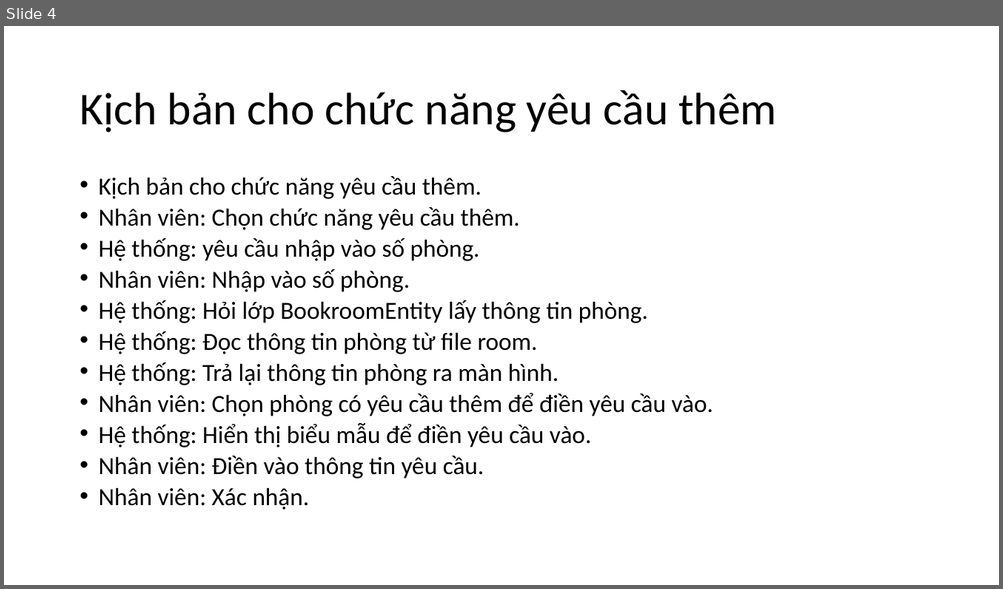
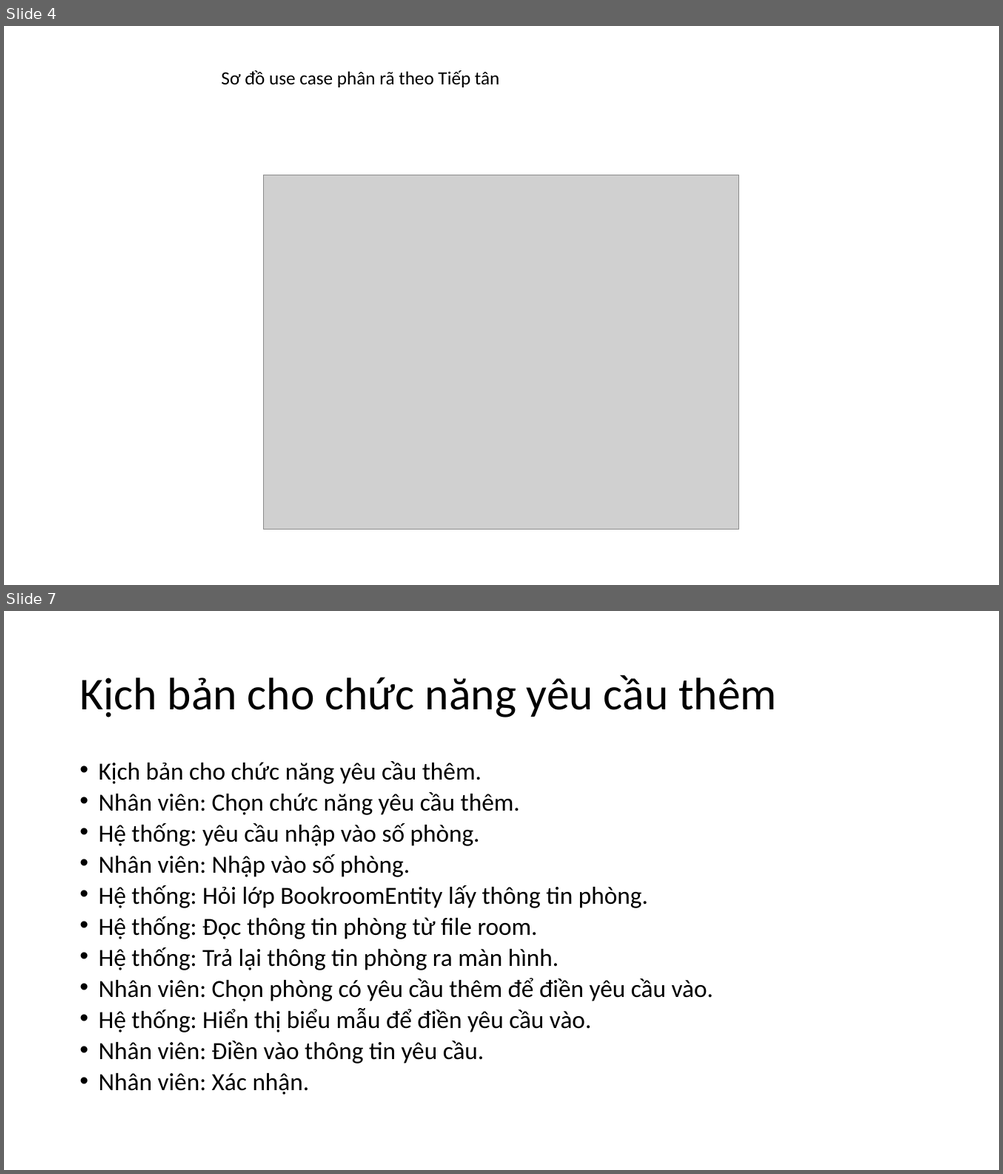
Before and after one commit to Djum542/com.ductm2008110309-SE, a slide deck: src/Tieuluancuoiky/Chương trình cho khách sạn.pptx. Shown one above the other, each under a label of ours: slide 4 before the commit, slides 4 and 7 after it; the slides between them are not shown. The pictures are 1003x589 and 1003x1174 pixels, drawn with LibreOffice and Linux fonts; fonts in the diff are those of the drawing; grey boxes stand for pictures. Boxes give left, top, right and bottom in pixels: in the first picture for what was removed or moved away, otherwise in the second. Text is boxed around its words. In the diff, an @@ line names an element or a change of style, - is before the commit and + after.

```diff
--- a/src/Tieuluancuoiky/Chương trình cho khách sạn.pptx
+++ b/src/Tieuluancuoiky/Chương trình cho khách sạn.pptx
@@ slide 4 added at bbox=[4, 26, 999, 585], background #FFFFFF @@
@@ text added at bbox=[221, 70, 499, 87], 18 pt, text #000000 @@
+Sơ đồ use case phân rã theo Tiếp tân
@@ picture added at bbox=[264, 175, 739, 531] @@
@@ what was slide 4 is now slide 7 @@
```
Also in this commit, not shown: 2 slides changed, 10 other slides added, 1 slide removed, 6 other files.
